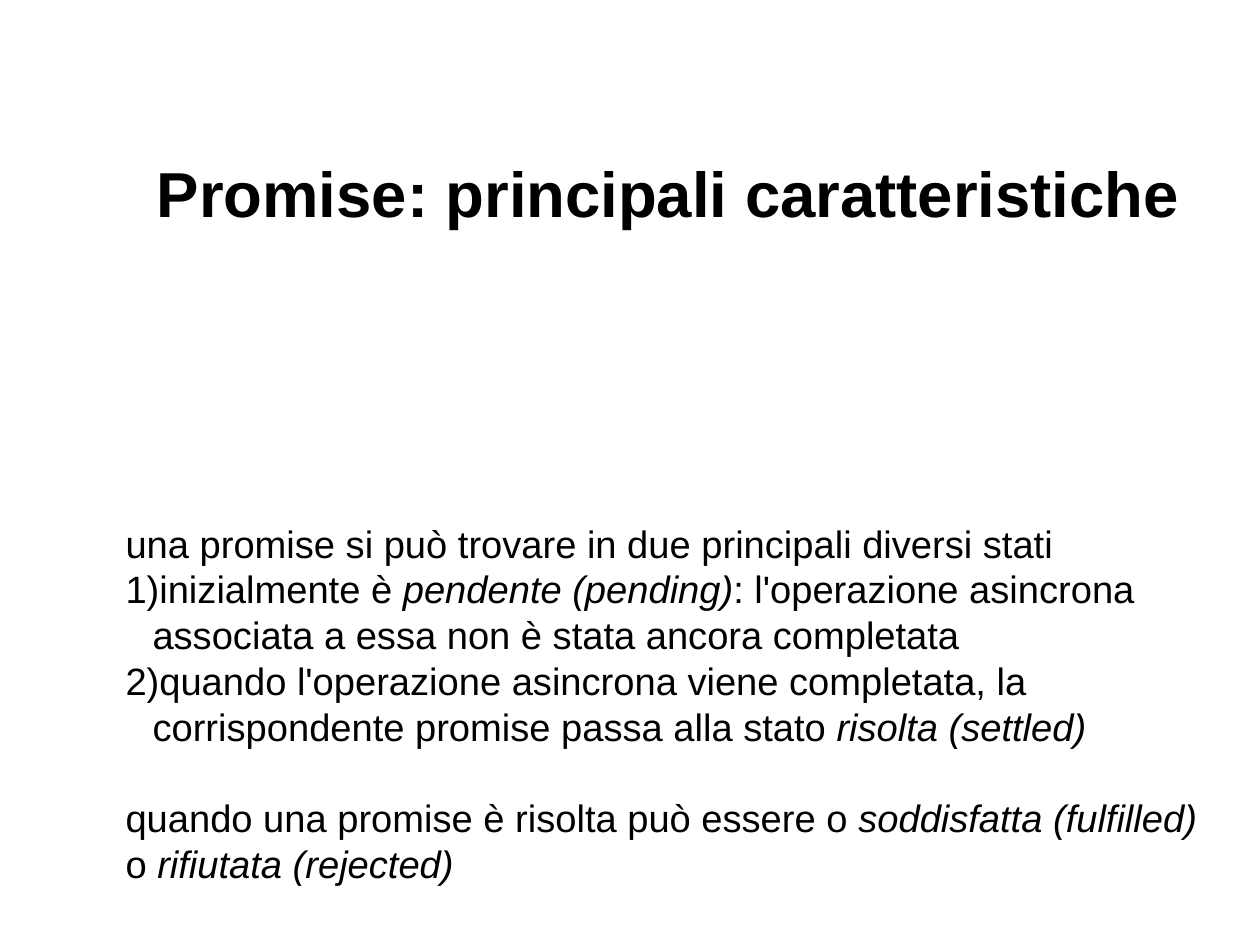
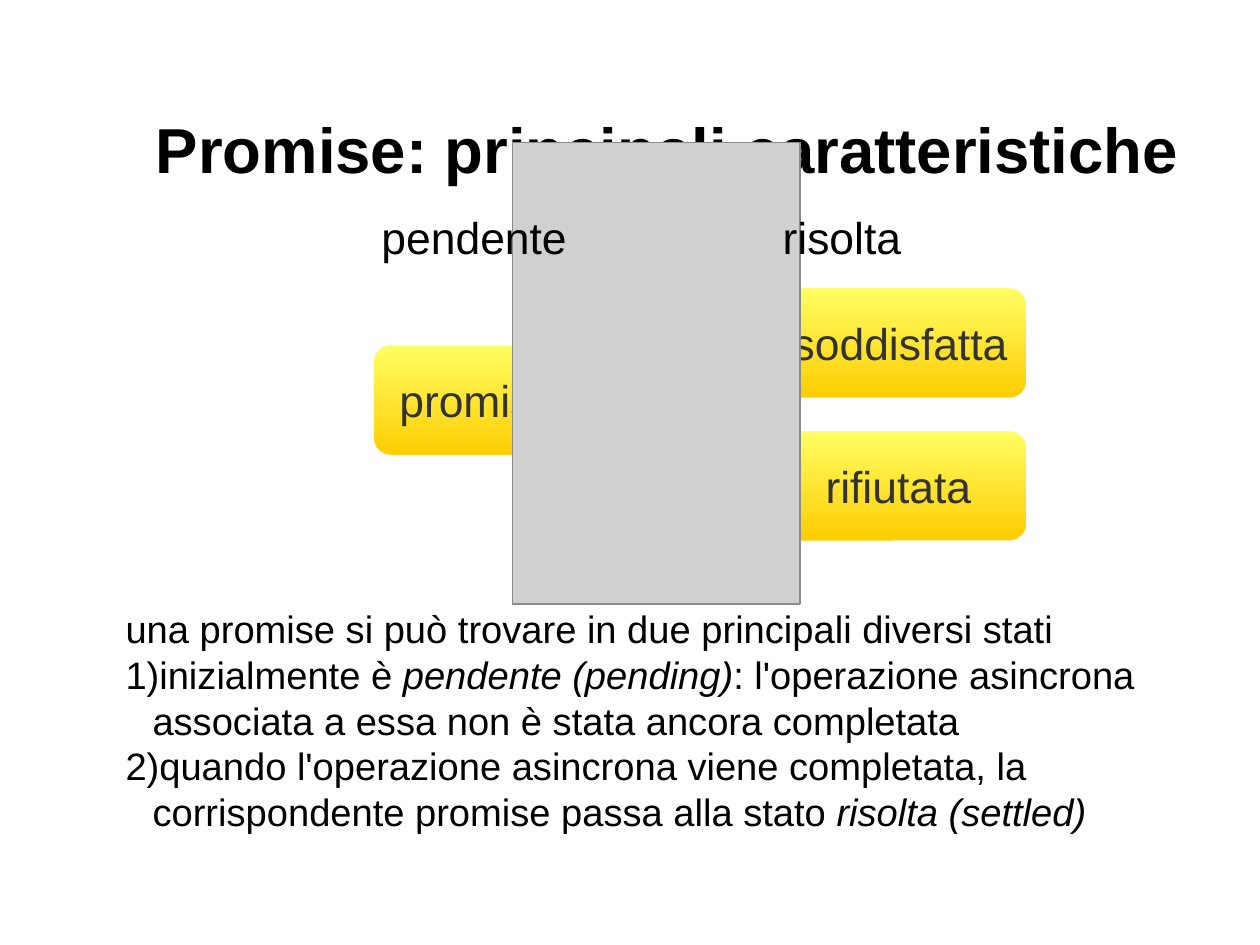
Before and after one commit to davideancona/minicorsiRAISE, a slide deck: slide 6 of iot/NodeJs2.odp. Drawn at 1260x945 pixels with LibreOffice and Linux fonts; fonts in the diff are those of the drawing; grey boxes stand for pictures. Boxes give left, top, right and bottom in pixels: in the first picture for what was removed or moved away, otherwise in the second. Text is boxed around its words. In the diff, an @@ line names an element or a change of style, - is before the commit and + after.

```diff
--- a/iot/NodeJs2.odp
+++ b/iot/NodeJs2.odp
@@ text "Promise: principali caratteristiche" rewrapped from <box>157,171,1179,229</box> to <box>156,123,1178,185</box> @@
@@ picture added at <box>513,143,800,605</box> @@
@@ text added at <box>381,219,566,263</box>, 28 pt, text #000000 @@
+pendente
@@ text added at <box>783,219,901,263</box>, 28 pt, text #000000 @@
+risolta
@@ rounded rectangle added at <box>772,286,1029,400</box>, fill gradient #FFFF66 to #FFCC00, outline #FFFFFF 3 pt, 28 pt, text #333333 @@
+soddisfatta
@@ rounded rectangle added at <box>372,343,585,457</box>, fill gradient #FFFF66 to #FFCC00, outline #FFFFFF 3 pt, 28 pt, text #333333 @@
+promise
@@ rounded rectangle added at <box>768,429,1029,543</box>, fill gradient #FFFF66 to #FFCC00, outline #FFFFFF 3 pt, 28 pt, text #333333 @@
+rifiutata
@@ text "una promise si può trovare ...": place and size @@
-text "una promise si può trovare ..." at <box>126,530,1197,886</box>
+text "una promise si può trovare ..." at <box>126,615,1134,834</box>
@@ text at <box>126,804,1197,886</box>: paragraph removed @@
-quando una promise è risolta può essere o soddisfatta (fulfilled) o rifiutata (rejected)
```
Also in this commit, not shown: 7 other slides changed, 1 slide added, 14 other files.
